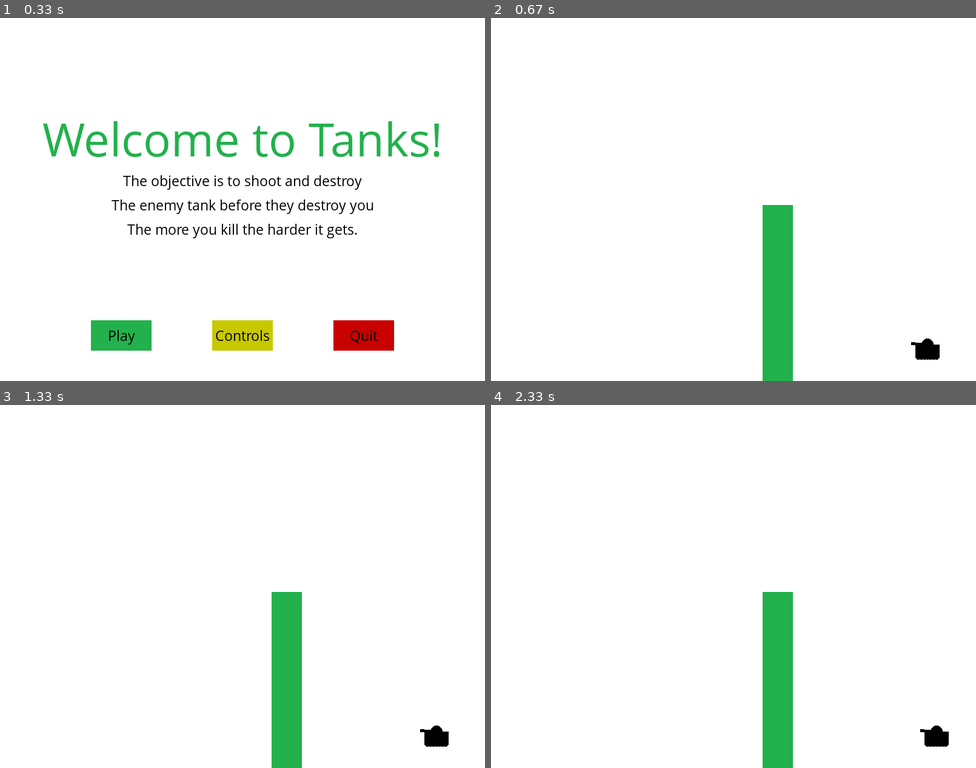
Above: before the commit, frames 1-4 (two rows, left to right).
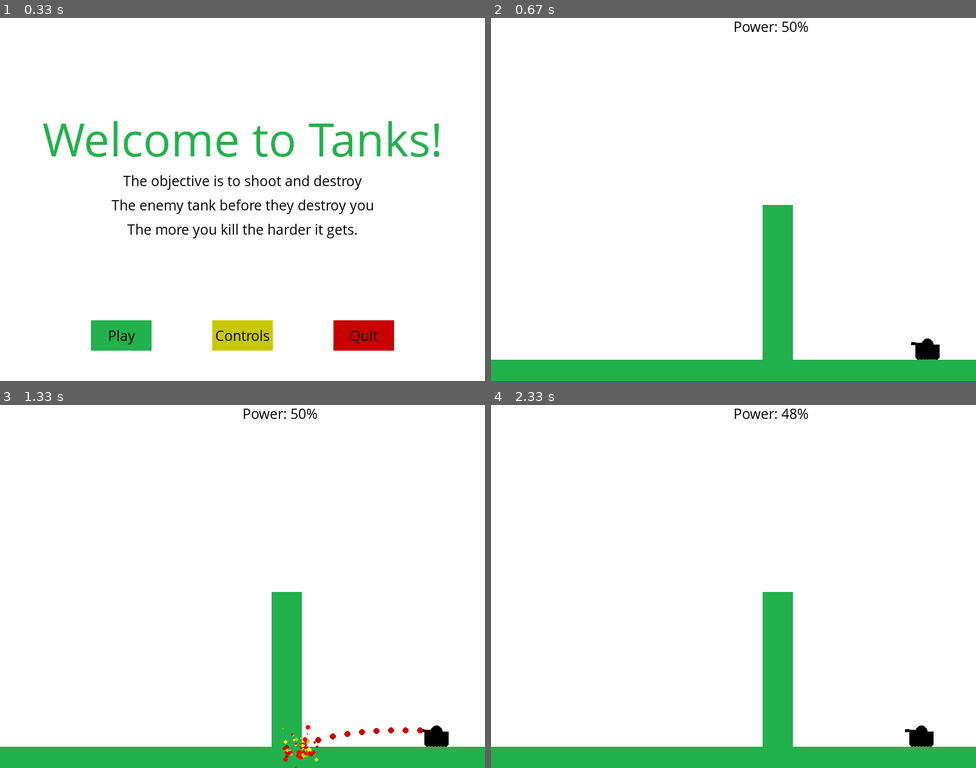
Above: after the commit, the same moments.

Repository: AleksanderTom/Pygame-tests
Game: pygame game, started from tanks.py
Two runs of this game, one before a commit and one after it. Both use one fixed random seed, a clock stepped at 60 frames per second and the inputs below.
Inputs:
- Up to frame 1 (0.33 s): no input
- Up to frame 2 (0.67 s): click "Play" at 0.42 s
- Up to frame 3 (1.33 s): tap Space at 0.67 s
- Up to frame 4 (2.33 s): hold D 1.5-1.97 s; hold Right 1.5-1.97 s; hold A from 2 s (still down); hold Left from 2 s (still down)

Frame 1 is identical in both runs. In frame 2, 5.6% of the frame differs, in the area x 0-100%, y 1-100%; in frame 3, 5.9%; in frame 4, 6.0%.

Commit message:
shell explosion added

Diff:
--- a/tanks.py
+++ b/tanks.py
@@ -27,6 +27,8 @@
 tankHeight = 20
 turretWidth = 5
 wheelWidth = 5
+
+ground_level = 35
 
 
 # icon = pygame.image.load("/home/aleksander/workspace/Game/Pygame-tests/sprites/apple.bmp")
@@ -112,7 +114,36 @@
     return possibleTurrets[turPos]
 
 
-def fireShell(xy, tankX, tankY, turPos):
+def explosion(x, y, size=50):
+
+    explode = True
+
+    while explode:
+        for event in pygame.event.get():
+            if event.type == pygame.QUIT:
+                pygame.quit()
+                quit()
+            if event.type == pygame.K_p:
+                pause()
+
+        startPoint = x, y
+        colorChoices = [red, light_red, yellow, light_yellow]
+
+        magnitude = 1
+
+        while magnitude < size:
+            exploding_bit_x = x + random.randrange(-1 * magnitude, magnitude)
+            exploding_bit_y = y + random.randrange(-1 * magnitude, magnitude)
+
+            pygame.draw.circle(gameDisplay, colorChoices[random.randrange(0, 4)], (exploding_bit_x, exploding_bit_y), random.randrange(1, 5))
+            magnitude += 1
+            pygame.display.update()
+            clock.tick(100)
+
+        explode = False
+
+
+def fireShell(xy, tankX, tankY, turPos, gunPower, x_location, barrier_width, randomHeight):
 
     fire = True
     startingShell = list(xy)
@@ -128,13 +159,29 @@
         pygame.draw.circle(gameDisplay, red, (startingShell[0], startingShell[1]), 5)
         startingShell[0] -= (12 - turPos) * 2
 
-        startingShell[1] += int((((startingShell[0] - xy[0]) * 0.01) ** 2) - (turPos + turPos / (12 - turPos)))
-
-        if startingShell[1] > display_height:
+        startingShell[1] += int((((startingShell[0] - xy[0]) * 0.015 / (gunPower / 50)) ** 2) - (turPos + turPos / (12 - turPos)))
+
+        if startingShell[1] > display_height - ground_level:
+            hit_x = int((startingShell[0] * display_height - ground_level) / startingShell[1])
+            hit_y = int(display_height - ground_level)
+            explosion(hit_x, hit_y)
+            fire = False
+
+        check_x_1 = startingShell[0] <= x_location + barrier_width
+        check_x_2 = startingShell[0] >= x_location
+
+        check_y_1 = startingShell[1] <= display_height
+        check_y_2 = startingShell[1] >= display_height - randomHeight
+
+        if check_x_1 and check_x_2 and check_y_1 and check_y_2:
+            hit_x = int(startingShell[0])
+            hit_y = int(startingShell[1])
+            explosion(hit_x, hit_y)
             fire = False
 
         pygame.display.update()
         clock.tick(100)
+
 
 def game_intro():
 
@@ -255,6 +302,11 @@
     text_to_button(text, black, x, y, width, height)
 
 
+def power(level):
+    text = smallfont.render("Power: " + str(level) + "%", True, black)
+    gameDisplay.blit(text, [display_width / 2, 0])
+
+
 def gameLoop():
     gameExit = False
     gameOver = False
@@ -268,12 +320,13 @@
 
     barrier_width = 50
 
+    fire_power = 50
+    power_change = 0
+
     x_location = (display_width / 2) + random.randint(-0.2 * display_width, 0.2 * display_width)
     randomHeight = random.randrange(display_height * 0.1, display_height * 0.6)
 
     while not gameExit:
-        gameDisplay.fill(white)
-        gun = tank(mainTankX, mainTankY, currentTurPos)
 
         if gameOver:
             message_to_screen('Game Over', red, -50, size="large")
@@ -307,13 +360,19 @@
                 elif event.key == pygame.K_p:
                     pause()
                 elif event.key == pygame.K_SPACE:
-                    fireShell(gun, mainTankX, mainTankY, currentTurPos)
+                    fireShell(gun, mainTankX, mainTankY, currentTurPos, fire_power, x_location, barrier_width, randomHeight)
+                elif event.key == pygame.K_a:
+                    power_change = -1
+                elif event.key == pygame.K_d:
+                    power_change = 1
 
             elif event.type == pygame.KEYUP:
                 if event.key == pygame.K_LEFT or event.key == pygame.K_RIGHT:
                     tankMove = 0
                 if event.key == pygame.K_UP or event.key == pygame.K_DOWN:
                     changeTur = 0
+                if event.key == pygame.K_a or event.key == pygame.K_d:
+                    power_change = 0
 
         gameDisplay.fill(white)
         tank(mainTankX, mainTankY, currentTurPos)
@@ -330,12 +389,20 @@
         elif mainTankX + (tankWidth / 2) > display_width:
             mainTankX -= 5
 
+        gameDisplay.fill(white)
+        gun = tank(mainTankX, mainTankY, currentTurPos)
+        fire_power += power_change
+
+        power(fire_power)
+
         barrier(x_location, randomHeight, barrier_width)
+        gameDisplay.fill(green, rect=[0, display_height - ground_level, display_width, ground_level])
         pygame.display.update()
         clock.tick(FPS)
 
     pygame.quit()
     quit()
 
+
 game_intro()
 gameLoop()
